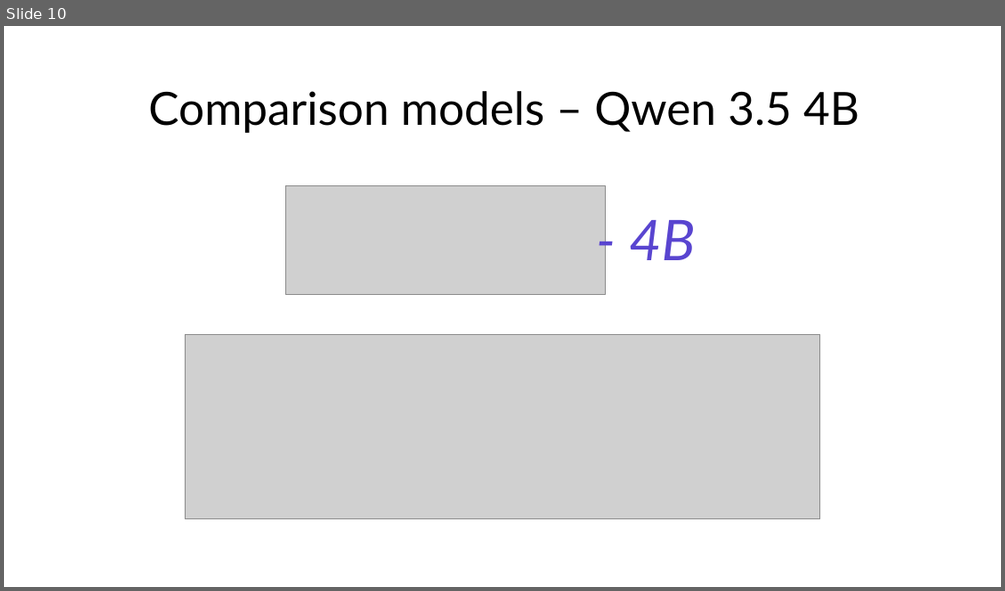
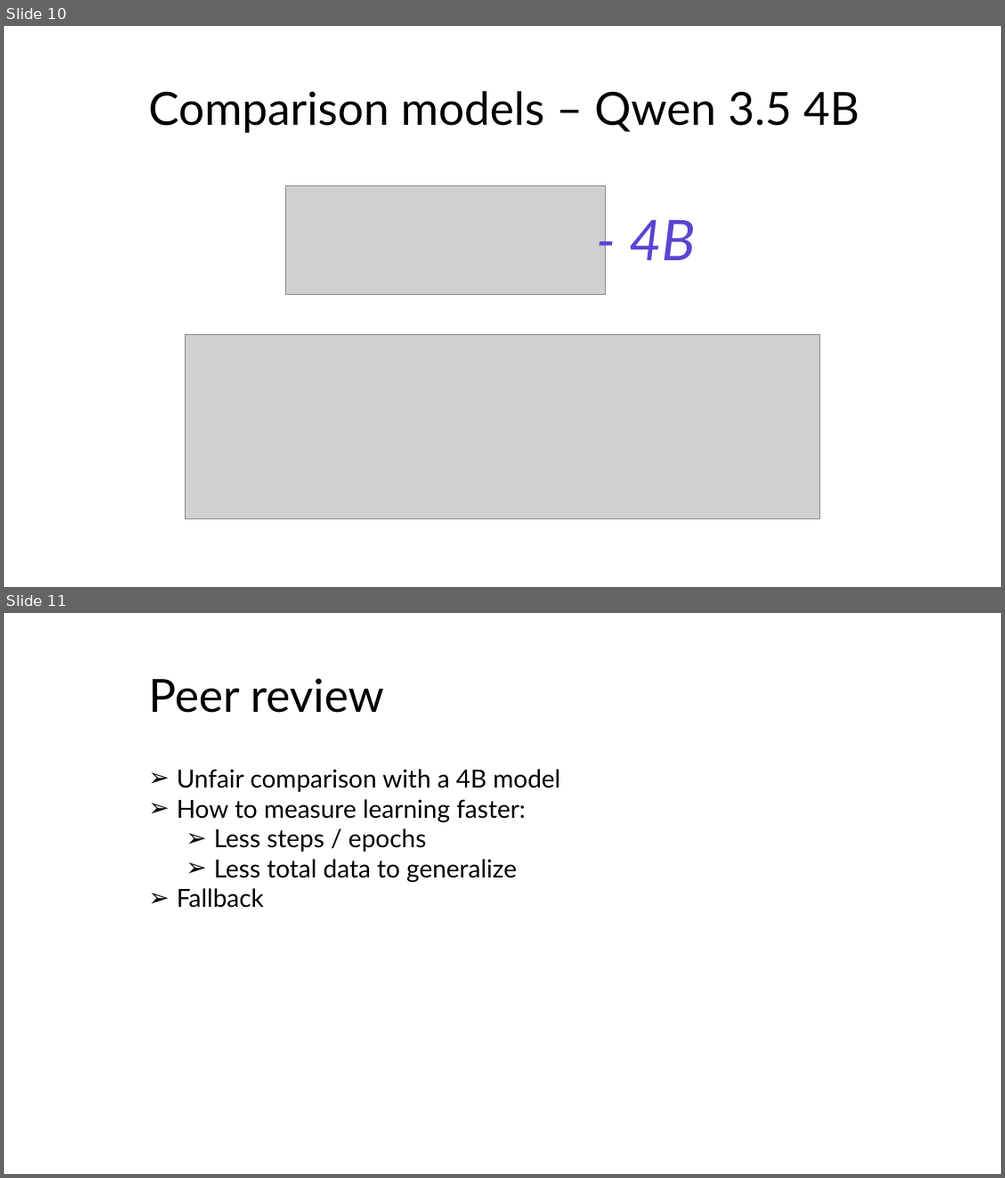
Before and after one commit to Shuagib/multi-modal-Mimir, a slide deck: Præsentation1.pptx. Shown one above the other, each under a label of ours: slide 10 before the commit, slides 10 and 11 after it. The pictures are 1005x591 and 1005x1178 pixels, drawn with LibreOffice and Linux fonts; fonts in the diff are those of the drawing; grey boxes stand for pictures. Boxes give left, top, right and bottom in pixels: in the first picture for what was removed or moved away, otherwise in the second. Text is boxed around its words. In the diff, an @@ line names an element or a change of style, - is before the commit and + after.

```diff
--- a/Præsentation1.pptx
+++ b/Præsentation1.pptx
@@ slide 11 added at (x1=4, y1=613, x2=1001, y2=1174), background #FFFFFF @@
@@ title added at (x1=148, y1=678, x2=384, y2=713), 44 pt, text #000000 @@
+Peer review
@@ text added at (x1=177, y1=769, x2=560, y2=908), 24 pt, text #000000 @@
+➢ Unfair comparison with a 4B model
+➢ How to measure learning faster:
+  ➢ Less steps / epochs
+  ➢ Less total data to generalize
+➢ Fallback
```
Also in this commit, not shown: 3 slides changed, 2 slides removed.
